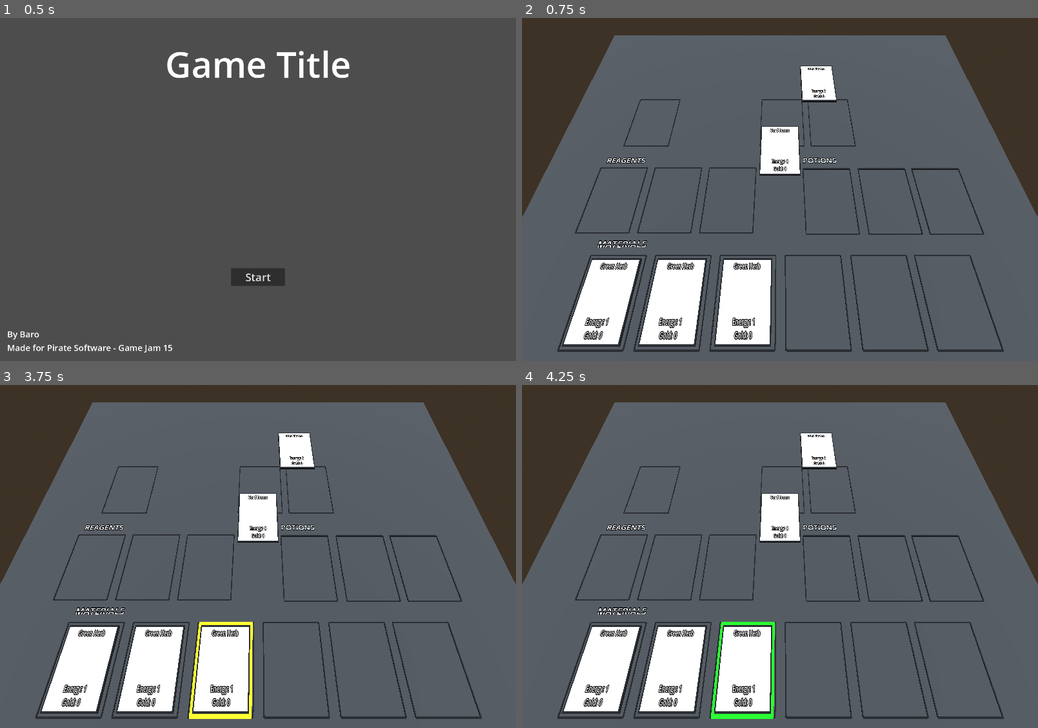
Above: before the commit, frames 1-4 (two rows, left to right).
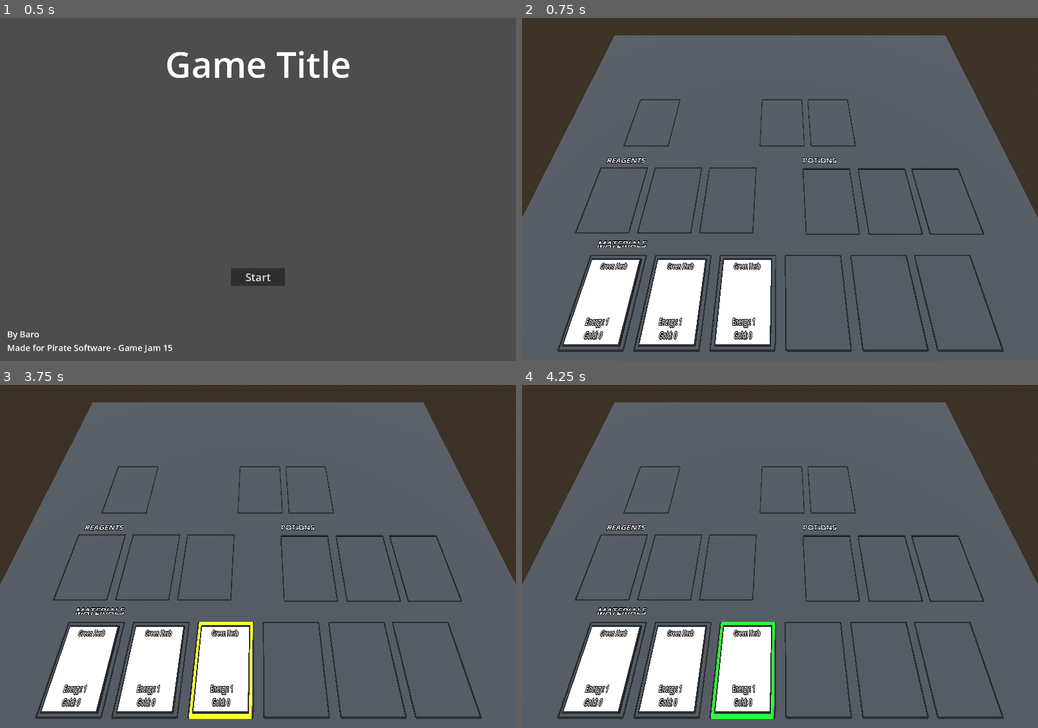
Above: after the commit, the same moments.

Repository: Barodas/game-jam-pirate-software-15
Game: Godot game, scene res://scenes/start_menu.tscn
Same seed, same stepped clock (60 frames per second), same inputs: the game is played once before the commit and once after it.
Inputs (mouse positions are in pixels of both pictures, inside the frame that each line leads up to):
- Up to frame 1 (0.5 s): no input
- Up to frame 2 (0.75 s): click "Start" at 0.5 s
- Up to frame 3 (3.75 s): tap Enter at 1.25, 2.75 s; move the mouse to (371, 539) at 1.27 s; click (371, 539) at 1.35 s; right-click (371, 539) at 1.55 s; tap Space at 2, 3.5 s; move the mouse to (154, 573) at 2.02 s; right-click (154, 573) at 2.1 s; click (154, 573) at 2.3 s; move the mouse to (309, 481) at 2.77 s; click (309, 481) at 2.85 s; right-click (309, 481) at 3.05 s; move the mouse to (232, 625) at 3.52 s; right-click (232, 625) at 3.6 s
- Up to frame 4 (4.25 s): click (754, 625) at 3.8 s

Frame 1 is identical in both runs. In frame 2, 1.8% of the frame differs, in the area x 46-61%, y 13-46%; in frame 3, 1.8%; in frame 4, 1.8%.
Error after the commit: Invalid call. Nonexistent function 'select_slot' in base 'Nil'. (res://scripts/game.gd:38)

Commit message:
Refactor Selection to use slots rather than cards
- Removed all mouse detection and select signals related to cards
- Slots now detect mouse and pass select/hover state to the card they are holding

Diff:
--- a/scenes/card.tscn
+++ b/scenes/card.tscn
@@ -1,11 +1,8 @@
-[gd_scene load_steps=8 format=3 uid="uid://cfcyp6ygd7myq"]
+[gd_scene load_steps=7 format=3 uid="uid://cfcyp6ygd7myq"]
 
 [ext_resource type="Script" path="res://scripts/card.gd" id="1_5kcb4"]
 
 [sub_resource type="BoxMesh" id="BoxMesh_55re0"]
-
-[sub_resource type="BoxShape3D" id="BoxShape3D_khsdi"]
-size = Vector3(1.2, 1.1, 1.2)
 
 [sub_resource type="StandardMaterial3D" id="StandardMaterial3D_fn5ty"]
 albedo_color = Color(0, 0, 0, 1)
@@ -22,12 +19,6 @@
 transform = Transform3D(1, 0, 0, 0, 0.1, 0, 0, 0, 1.5, 0, 0, 0)
 mesh = SubResource("BoxMesh_55re0")
 script = ExtResource("1_5kcb4")
-
-[node name="StaticBody3D" type="StaticBody3D" parent="."]
-
-[node name="CollisionShape3D" type="CollisionShape3D" parent="StaticBody3D"]
-transform = Transform3D(1, 0, 0, 0, 1, 0, 0, 0, 1, 0, 0.1, 0)
-shape = SubResource("BoxShape3D_khsdi")
 
 [node name="NameLabel" type="Label3D" parent="."]
 transform = Transform3D(1, 0, 0, 0, -4.37114e-08, 1, 0, -1, -4.37114e-08, 0, 0.51, -0.423)
@@ -61,6 +52,3 @@
 transform = Transform3D(1.15, 0, 0, 0, 0.8, 0, 0, 0, 1.15, 0, 0, 0)
 material_override = SubResource("StandardMaterial3D_dh820")
 mesh = SubResource("BoxMesh_clpln")
-
-[connection signal="mouse_entered" from="StaticBody3D" to="." method="_on_static_body_3d_mouse_entered"]
-[connection signal="mouse_exited" from="StaticBody3D" to="." method="_on_static_body_3d_mouse_exited"]
--- a/scenes/game.tscn
+++ b/scenes/game.tscn
@@ -1,7 +1,6 @@
-[gd_scene load_steps=10 format=3 uid="uid://bu506fv4xr7e5"]
+[gd_scene load_steps=9 format=3 uid="uid://bu506fv4xr7e5"]
 
 [ext_resource type="Script" path="res://scripts/game.gd" id="1_lonwx"]
-[ext_resource type="PackedScene" uid="uid://cfcyp6ygd7myq" path="res://scenes/card.tscn" id="2_mwtr0"]
 [ext_resource type="PackedScene" uid="uid://0mvk1fobbefx" path="res://scenes/slot.tscn" id="3_4jq0p"]
 
 [sub_resource type="ProceduralSkyMaterial" id="ProceduralSkyMaterial_pgm3m"]
@@ -28,9 +27,9 @@
 refine_slot = NodePath("World/RefineSlot")
 distill_slot1 = NodePath("World/DistillSlot1")
 distill_slot2 = NodePath("World/DistillSlot2")
-material_slots = [NodePath("World/Materials/Slot1"), NodePath("World/Materials/Slot2"), NodePath("World/Materials/Slot3"), NodePath("World/Materials/Slot4"), NodePath("World/Materials/Slot5"), NodePath("World/Materials/Slot6")]
-reagent_slots = [NodePath("World/Reagents/Slot1"), NodePath("World/Reagents/Slot2"), NodePath("World/Reagents/Slot3")]
-potion_slots = [NodePath("World/Potions/Slot1"), NodePath("World/Potions/Slot2"), NodePath("World/Potions/Slot3")]
+material_slots = [NodePath("World/Materials/MaterialSlot1"), NodePath("World/Materials/MaterialSlot2"), NodePath("World/Materials/MaterialSlot3"), NodePath("World/Materials/MaterialSlot4"), NodePath("World/Materials/MaterialSlot5"), NodePath("World/Materials/MaterialSlot6")]
+reagent_slots = [NodePath("World/Reagents/ReagentSlot1"), NodePath("World/Reagents/ReagentSlot2"), NodePath("World/Reagents/ReagentSlot3")]
+potion_slots = [NodePath("World/Potions/PotionSlot1"), NodePath("World/Potions/PotionSlot2"), NodePath("World/Potions/PotionSlot3")]
 
 [node name="WorldEnvironment" type="WorldEnvironment" parent="."]
 environment = SubResource("Environment_ehwq6")
@@ -103,11 +102,6 @@
 [node name="Camera3D" type="Camera3D" parent="World"]
 transform = Transform3D(1, 0, 0, 0, 0.422618, 0.906308, 0, -0.906308, 0.422618, 0, 5, 3.5)
 
-[node name="Card" parent="World" instance=ExtResource("2_mwtr0")]
-
-[node name="Card2" parent="World" instance=ExtResource("2_mwtr0")]
-transform = Transform3D(1, 0, 0, 0, 0.1, 0, 0, 0, 1.5, 1.18353, 0, -2.52857)
-
 [node name="RefineSlot" parent="World" instance=ExtResource("3_4jq0p")]
 transform = Transform3D(1.2, 0, 0, 0, 0.02, 0, 0, 0, 1.7, -3.62523, 0, -0.979769)
 
@@ -127,22 +121,22 @@
 outline_size = 10
 uppercase = true
 
-[node name="Slot1" parent="World/Materials" instance=ExtResource("3_4jq0p")]
+[node name="MaterialSlot1" parent="World/Materials" instance=ExtResource("3_4jq0p")]
 transform = Transform3D(1.2, 0, 0, 0, 0.02, 0, 0, 0, 1.7, -3.3, 0, 3.6)
 
-[node name="Slot2" parent="World/Materials" instance=ExtResource("3_4jq0p")]
+[node name="MaterialSlot2" parent="World/Materials" instance=ExtResource("3_4jq0p")]
 transform = Transform3D(1.2, 0, 0, 0, 0.02, 0, 0, 0, 1.7, -1.9, 0, 3.6)
 
-[node name="Slot3" parent="World/Materials" instance=ExtResource("3_4jq0p")]
+[node name="MaterialSlot3" parent="World/Materials" instance=ExtResource("3_4jq0p")]
 transform = Transform3D(1.2, 0, 0, 0, 0.02, 0, 0, 0, 1.7, -0.5, 0, 3.6)
 
-[node name="Slot4" parent="World/Materials" instance=ExtResource("3_4jq0p")]
+[node name="MaterialSlot4" parent="World/Materials" instance=ExtResource("3_4jq0p")]
 transform = Transform3D(1.2, 0, 0, 0, 0.02, 0, 0, 0, 1.7, 0.902987, 0, 3.6)
 
-[node name="Slot5" parent="World/Materials" instance=ExtResource("3_4jq0p")]
+[node name="MaterialSlot5" parent="World/Materials" instance=ExtResource("3_4jq0p")]
 transform = Transform3D(1.2, 0, 0, 0, 0.02, 0, 0, 0, 1.7, 2.32014, 0, 3.6)
 
-[node name="Slot6" parent="World/Materials" instance=ExtResource("3_4jq0p")]
+[node name="MaterialSlot6" parent="World/Materials" instance=ExtResource("3_4jq0p")]
 transform = Transform3D(1.2, 0, 0, 0, 0.02, 0, 0, 0, 1.7, 3.6986, 0, 3.6)
 
 [node name="Reagents" type="Node3D" parent="World"]
@@ -155,13 +149,13 @@
 outline_size = 10
 uppercase = true
 
-[node name="Slot1" parent="World/Reagents" instance=ExtResource("3_4jq0p")]
+[node name="ReagentSlot1" parent="World/Reagents" instance=ExtResource("3_4jq0p")]
 transform = Transform3D(1.2, 0, 0, 0, 0.02, 0, 0, 0, 1.7, -3.68461, 0, 1.40684)
 
-[node name="Slot2" parent="World/Reagents" instance=ExtResource("3_4jq0p")]
+[node name="ReagentSlot2" parent="World/Reagents" instance=ExtResource("3_4jq0p")]
 transform = Transform3D(1.2, 0, 0, 0, 0.02, 0, 0, 0, 1.7, -2.28461, 0, 1.40684)
 
-[node name="Slot3" parent="World/Reagents" instance=ExtResource("3_4jq0p")]
+[node name="ReagentSlot3" parent="World/Reagents" instance=ExtResource("3_4jq0p")]
 transform = Transform3D(1.2, 0, 0, 0, 0.02, 0, 0, 0, 1.7, -0.884614, 0, 1.40684)
 
 [node name="Potions" type="Node3D" parent="World"]
@@ -174,11 +168,11 @@
 outline_size = 10
 uppercase = true
 
-[node name="Slot1" parent="World/Potions" instance=ExtResource("3_4jq0p")]
+[node name="PotionSlot1" parent="World/Potions" instance=ExtResource("3_4jq0p")]
 transform = Transform3D(1.2, 0, 0, 0, 0.02, 0, 0, 0, 1.7, 1.34983, 0, 1.43483)
 
-[node name="Slot2" parent="World/Potions" instance=ExtResource("3_4jq0p")]
+[node name="PotionSlot2" parent="World/Potions" instance=ExtResource("3_4jq0p")]
 transform = Transform3D(1.2, 0, 0, 0, 0.02, 0, 0, 0, 1.7, 2.76699, 0, 1.43483)
 
-[node name="Slot3" parent="World/Potions" instance=ExtResource("3_4jq0p")]
+[node name="PotionSlot3" parent="World/Potions" instance=ExtResource("3_4jq0p")]
 transform = Transform3D(1.2, 0, 0, 0, 0.02, 0, 0, 0, 1.7, 4.14545, 0, 1.43483)
--- a/scripts/Signals.gd
+++ b/scripts/Signals.gd
@@ -9,6 +9,6 @@
 # Example Send
 #Signals.example_signal.emit(val, 0)
 
-signal select_card(card: Card)
-signal click_card(card: Card)
+#signal select_card(card: Card)
+#signal click_card(card: Card)
 signal click_slot(slot: Slot)
--- a/scripts/card.gd
+++ b/scripts/card.gd
@@ -10,6 +10,12 @@
 var is_hovered = false
 var is_selected = false
 
+static func create(info: CardData):
+	var instance = preload("res://scenes/card.tscn").instantiate()
+	instance.data = info
+	print("Created a Card")
+	return instance
+
 func _ready():
 	if data:
 		_name_label.text = data.name
@@ -17,13 +23,7 @@
 		_gold_label.text = "Gold: " + str(data.gold)
 		print("Initialised a ", data.name, " Card")
 
-	Signals.select_card.connect(_on_select_card_signal)
-
 func _process(delta):
-	# Selection
-	if is_hovered && Input.is_action_just_pressed("mouse_left"):
-		Signals.click_card.emit(self)
-
 	# Highlighting
 	if is_hovered:
 		_border_highlight.show()
@@ -39,33 +39,10 @@
 			_border_selected.hide()
 			_border_highlight.hide()
 
-func _physics_process(delta):
-	#set_hovered(false)
-	pass
-
-func set_hovered(state: bool):
-	is_hovered = state
+func set_state(hovered: bool, selected: bool):
+	is_hovered = hovered
+	is_selected = selected
 
 func change_hovered_colour(col:Color):
 	var mat = _border_highlight.get_active_material(0)
 	mat.albedo_color = col
-
-static func create(info: CardData):
-	var instance = preload("res://scenes/card.tscn").instantiate()
-	instance.data = info
-	print("Created a Card")
-	return instance
-
-func _on_select_card_signal(card:Card):
-	if card == self:
-		is_selected = true
-	else:
-		is_selected = false
-
-func _on_static_body_3d_mouse_entered():
-	is_hovered = true
-	#print("Card Mouse entered")
-
-func _on_static_body_3d_mouse_exited():
-	is_hovered = false
-	#print("Card Mouse exited")
--- a/scripts/game.gd
+++ b/scripts/game.gd
@@ -3,6 +3,7 @@
 enum CARD_TYPE {HERB_HEALTH, DUST_HEALTH, POTION_HEALTH}
 
 var selected_card: Card
+var selected_slot: Slot
 @export var refine_slot: Slot
 @export var distill_slot1: Slot
 @export var distill_slot2: Slot
@@ -25,8 +26,6 @@
 
 func _ready():
 	randomize()
-
-	Signals.click_card.connect(_on_click_card_signal)
 	Signals.click_slot.connect(_on_click_slot_signal)
 
 	# Populate Hand
@@ -36,43 +35,29 @@
 
 func _process(delta):
 	if Input.is_action_just_pressed("mouse_right"):
-		selected_card = null
-		Signals.select_card.emit(null)
-
-func _physics_process(delta):
-	#var space_state = get_world_3d().direct_space_state
-	#var cam = $World/Camera3D
-	#var mousepos = get_viewport().get_mouse_position()
-	#
-	#var origin = cam.project_ray_origin(mousepos)
-	#var end = origin + cam.project_ray_normal(mousepos) * 1000
-	#var query = PhysicsRayQueryParameters3D.create(origin, end)
-	#query.collide_with_areas = true
-	#
-	#var result = space_state.intersect_ray(query)
-	#print("Hit: ", result.collider.get_parent().name)
-	#if result.collider.get_parent().has_method("set_hovered"):
-	#	result.collider.get_parent().set_hovered(true)
-	pass
-
-func _on_click_card_signal(card):
-	if selected_card != null:
-		var selected_position = card.global_position
-		card.global_position = selected_card.global_position
-		selected_card.global_position = selected_position
-		selected_card = null
-		Signals.select_card.emit(null)
-	else:
-		selected_card = card
-		Signals.select_card.emit(selected_card)
+		selected_slot.select_slot(false)
+		selected_slot = null
 
 func _on_click_slot_signal(slot):
 	print("Click Slot received")
-	if selected_card != null:
-		print("Click Slot has card")
-		selected_card.global_position = slot.global_position
-		selected_card.is_selected = false
-		selected_card = null
+	if selected_slot == null && slot.has_card():
+		print("Selecting slot: ", slot.name)
+		selected_slot = slot
+		slot.select_slot(true)
+	elif selected_slot != null && selected_slot != slot:
+		if slot.has_card():
+			print("Swapping selected slot: ", selected_slot.name, " with slot: ", slot.name)
+			var card_to_swap = slot.card
+			slot.assign_card(selected_slot.card)
+			selected_slot.assign_card(card_to_swap)
+			selected_slot.select_slot(false)
+			selected_slot = null
+		else:
+			print("Moving card in selected slot: ", selected_slot.name, " to slot: ", slot.name)
+			slot.assign_card(selected_slot.card)
+			selected_slot.assign_card(null)
+			selected_slot.select_slot(false)
+			selected_slot = null
 
 func _on_return_to_menu_button_pressed():
 	get_tree().change_scene_to_file("res://scenes/start_menu.tscn")
--- a/scripts/slot.gd
+++ b/scripts/slot.gd
@@ -2,20 +2,34 @@
 
 var card: Card
 var is_hovered: bool = false
+var is_selected: bool = false
 
 func _process(delta):
 	# Selection
 	if is_hovered && Input.is_action_just_pressed("mouse_left"):
 		Signals.click_slot.emit(self)
 
+func has_card():
+	return card != null
+
+func update_card():
+	if has_card():
+		card.set_state(is_hovered, is_selected)
+
 func assign_card(assigned_card: Card):
 	card = assigned_card
-	card.global_position = self.global_position
+	if has_card():
+		card.global_position = self.global_position
+		update_card()
+
+func select_slot(state: bool):
+	is_selected = state
+	update_card()
 
 func _on_area_3d_mouse_entered():
 	is_hovered = true
-	#print("Slot Mouse entered")
+	update_card()
 
 func _on_area_3d_mouse_exited():
 	is_hovered = false
-	#print("Slot Mouse exited")
+	update_card()
